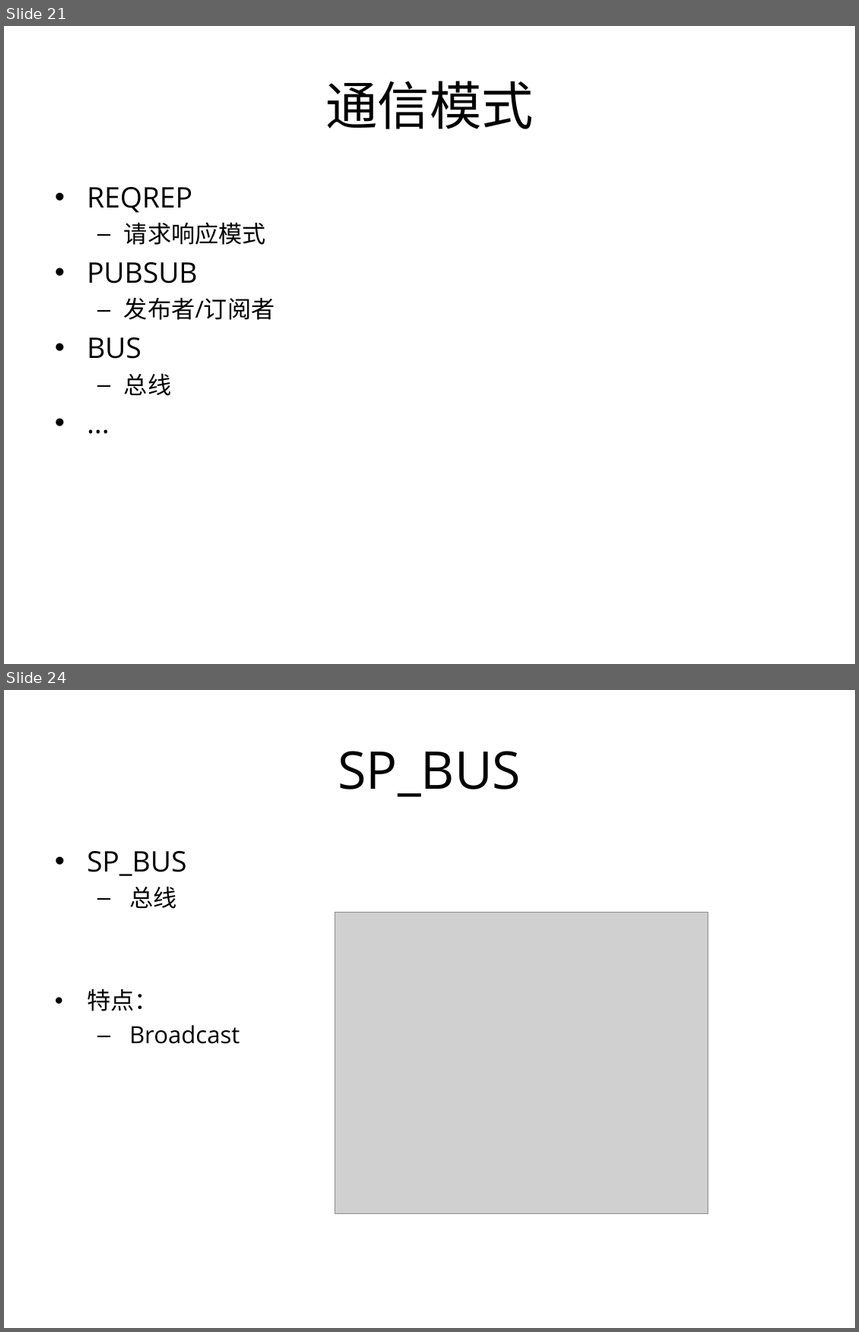
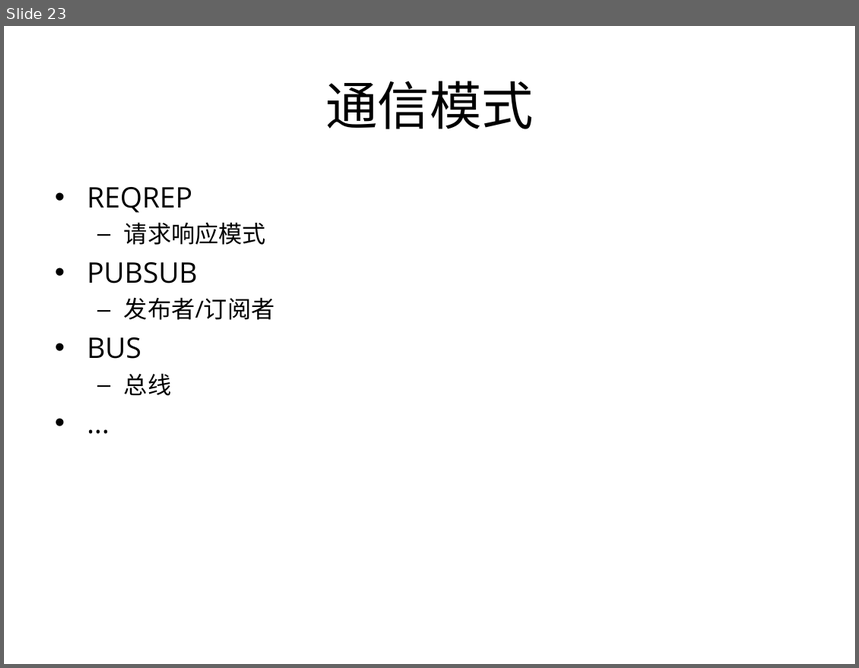
Before and after one commit to proxyio/xio, a slide deck: docs/PROXYIO.ppt. Shown one above the other, each under a label of ours: slides 21 and 24 before the commit, slide 23 after it; the slides between them are not shown. The pictures are 859x1332 and 859x668 pixels, drawn with LibreOffice and Linux fonts; fonts in the diff are those of the drawing; grey boxes stand for pictures. Boxes give left, top, right and bottom in pixels: in the first picture for what was removed or moved away, otherwise in the second. Text is boxed around its words. In the diff, an @@ line names an element or a change of style, - is before the commit and + after.

```diff
--- a/docs/PROXYIO.ppt
+++ b/docs/PROXYIO.ppt
@@ slide 24 removed at [4,690,855,1328], background #FFFFFF @@
@@ title removed at [338,751,521,797] @@
-SP_BUS
@@ text removed at [87,851,240,1044] @@
-• SP_BUS
-  – 总线
-• 特点：
-  – Broadcast
@@ picture removed at [335,912,709,1214] @@
@@ what was slide 21 is now slide 23 @@
```
Also in this commit, not shown: 4 slides changed, 10 slides added, 10 other slides removed.
